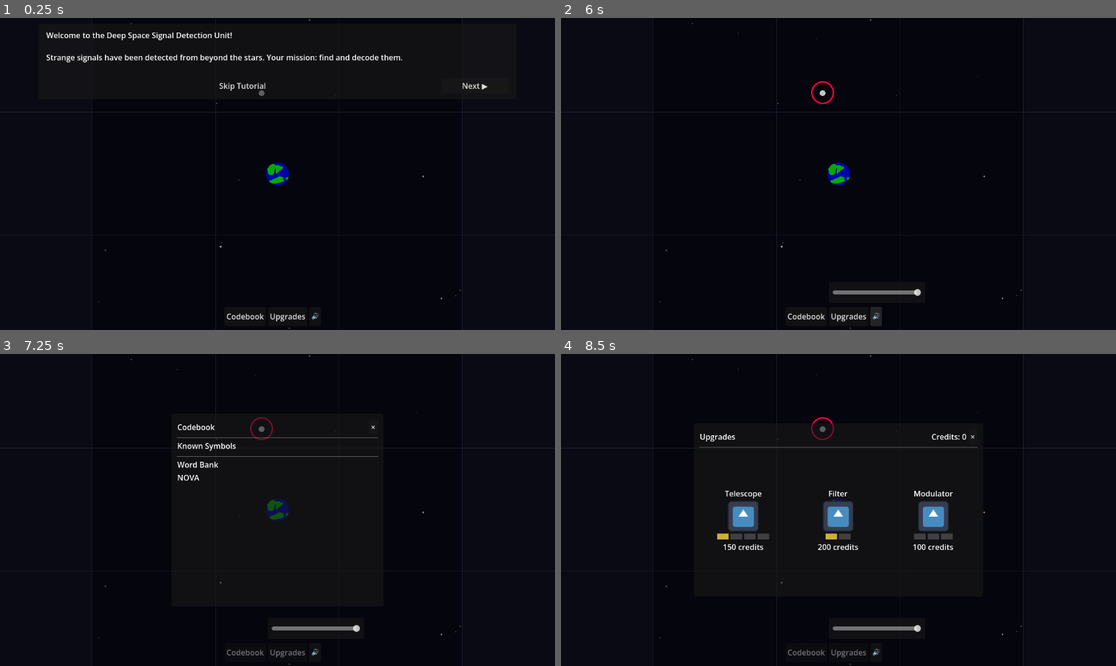
Above: before the commit, frames 1-4 (two rows, left to right).
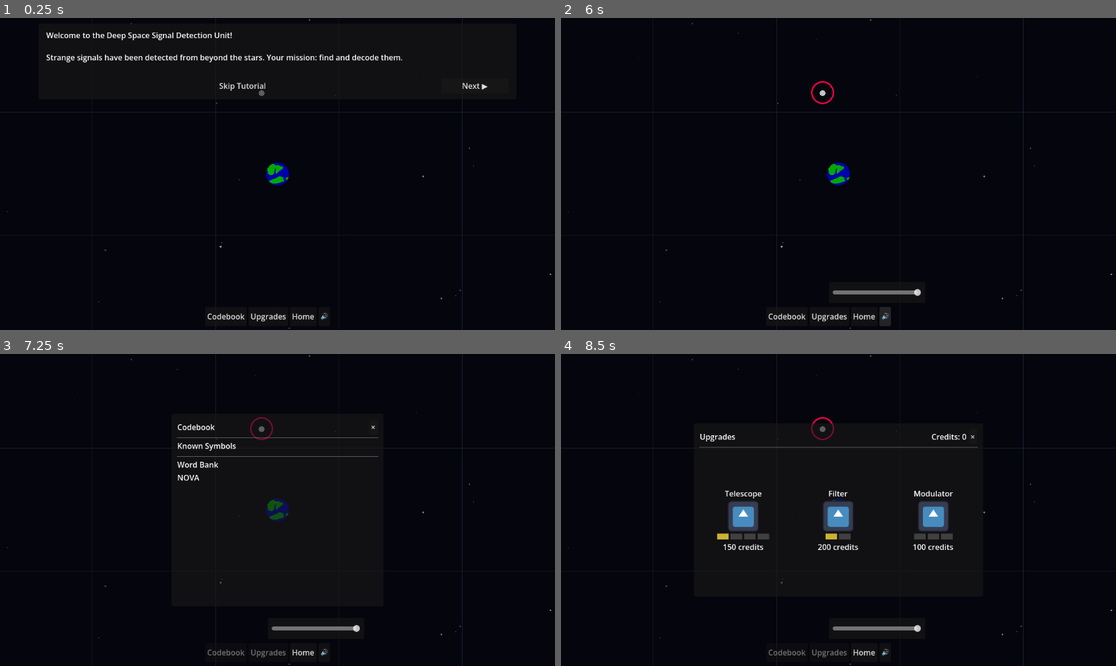
Above: after the commit, the same moments.

Repository: Kassanu/ludum_dare_59_signal_from_the_stars
Game: Godot game, scene res://scenes/main.tscn
Same seed, same stepped clock (60 frames per second), same inputs: the game is played once before the commit and once after it. The engine's default icon, where the game draws it, is replaced by a stand-in: a white triangle on a blue panel in a dark square.
Inputs (mouse positions are in pixels of both pictures, inside the frame that each line leads up to):
- Up to frame 1 (0.25 s): no input
- Up to frame 2 (6 s): click (866, 317) at 0.5 s, where only the run after the commit has a clickable "Home"; click "Next ▶" at 1.25 s; click "Continue ▶" at 2 s; click "Codebook" at 2.75 s; click "×" at 3.5 s; click "Upgrades" at 4.25 s; click "×" at 5 s; click "🔊" at 5.75 s
- Up to frame 3 (7.25 s): click "Codebook" at 6.5 s
- Up to frame 4 (8.5 s): click "×" at 7.25 s; click "Upgrades" at 8 s

The runs differ from the first frame. In frame 1, 0.3% of the frame differs, in the area x 1-100%, y 41-98%; in frame 2, 0.4%, in the area x 1-100%, y 41-99%; in frame 3, 0.2%; in frame 4, 0.2%.

Commit message:
ui updtes

Diff:
--- a/scenes/main.tscn
+++ b/scenes/main.tscn
@@ -171,9 +171,9 @@
 anchor_top = 1.0
 anchor_right = 0.5
 anchor_bottom = 1.0
-offset_left = -110.0
+offset_left = -150.0
 offset_top = -48.0
-offset_right = 110.0
+offset_right = 150.0
 offset_bottom = -8.0
 grow_horizontal = 2
 grow_vertical = 0
@@ -185,6 +185,10 @@
 [node name="UpgradeButton" type="Button" parent="SignalPanel/BottomBar" unique_id=43479411]
 layout_mode = 2
 text = "Upgrades"
+
+[node name="HomeButton" type="Button" parent="SignalPanel/BottomBar" unique_id=300000001]
+layout_mode = 2
+text = "Home"
 
 [node name="SoundButton" type="Button" parent="SignalPanel/BottomBar" unique_id=2095481199]
 layout_mode = 2
--- a/scripts/fog_of_war.gd
+++ b/scripts/fog_of_war.gd
@@ -17,7 +17,7 @@
 
 	for tx in range(-map_radius, map_radius + 1):
 		for ty in range(-map_radius, map_radius + 1):
-			if max(abs(tx), abs(ty)) > GameManager.telescope_level:
+			if max(abs(tx), abs(ty)) > GameManager.get_telescope_range(map_radius):
 				draw_rect(
 					Rect2(tx * tile_size - half, ty * tile_size - half, tile_size, tile_size),
 					FOG_COLOR
--- a/scripts/game_manager.gd
+++ b/scripts/game_manager.gd
@@ -54,6 +54,12 @@
 				data.generate_targets()
 				signals.append(data)
 		file = dir.get_next()
+
+func get_telescope_range(map_radius: int) -> int:
+	var max_level := TELESCOPE_UPGRADE_COSTS.size()
+	if telescope_level >= max_level:
+		return map_radius
+	return max(1, telescope_level * map_radius / max_level)
 
 func get_nearest_unscanned_distance(world_pos: Vector2) -> float:
 	var nearest := INF
--- a/scripts/main.gd
+++ b/scripts/main.gd
@@ -5,13 +5,16 @@
 @onready var _codebook_btn: Button = $SignalPanel/BottomBar/CodebookButton
 @onready var _upgrade_btn: Button = $SignalPanel/BottomBar/UpgradeButton
 @onready var _sound_btn: Button = $SignalPanel/BottomBar/SoundButton
+@onready var _home_btn: Button = $SignalPanel/BottomBar/HomeButton
 @onready var _sound_popup = $SignalPanel/SoundPopup
 @onready var _volume_slider: HSlider = $SignalPanel/SoundPopup/HSlider
+@onready var _star_map = $StarMap
 
 func _ready() -> void:
 	_codebook_btn.pressed.connect(_codebook_panel.open)
 	_upgrade_btn.pressed.connect(_upgrade_panel.open)
 	_sound_btn.pressed.connect(_on_sound_btn_pressed)
+	_home_btn.pressed.connect(_star_map.center_camera)
 	_volume_slider.min_value = 0.0
 	_volume_slider.max_value = 1.0
 	_volume_slider.step = 0.01
--- a/scripts/signal_data.gd
+++ b/scripts/signal_data.gd
@@ -35,6 +35,7 @@
 # --- Decode Step ---
 @export var decode_template: Array[String] = []
 @export var decode_word_rewards: Array[String] = []
+@export var decode_image: Texture2D
 
 # --- Waveform Display ---
 @export_range(1.0, 5.0) var visual_frequency: float = 2.0
--- a/scripts/star_map.gd
+++ b/scripts/star_map.gd
@@ -133,7 +133,7 @@
 func _handle_click() -> void:
 	var world_pos := get_global_mouse_position()
 	var tile := (world_pos / TILE_SIZE).round()
-	if max(abs(tile.x), abs(tile.y)) > GameManager.telescope_level:
+	if max(abs(tile.x), abs(tile.y)) > GameManager.get_telescope_range(MAP_RADIUS):
 		return
 	var found := GameManager.try_load_nearest_signal(world_pos)
 	if found:
@@ -175,6 +175,9 @@
 	marker.clicked.connect(GameManager.load_signal)
 	_markers.add_child(marker)
 
+func center_camera() -> void:
+	_camera.position = Vector2.ZERO
+
 func _set_blocked(blocked: bool) -> void:
 	_input_enabled = !blocked
 	_dragging = false
--- a/scripts/steps/decode_step.gd
+++ b/scripts/steps/decode_step.gd
@@ -56,7 +56,10 @@
 func _rebuild_word_bank() -> void:
 	for child in _word_bank_container.get_children():
 		child.queue_free()
+	var used := GameManager.codebook.values()
 	for word in GameManager.word_bank:
+		if word in used:
+			continue
 		var btn := Button.new()
 		btn.text = word
 		btn.pressed.connect(_on_word_selected.bind(word))
--- a/scripts/steps/decoded_message.gd
+++ b/scripts/steps/decoded_message.gd
@@ -5,4 +5,37 @@
 var signal_data: SignalData
 
 func _ready() -> void:
-	$VBoxContainer/MessageLabel.text = signal_data.message
+	var vbox: VBoxContainer = $VBoxContainer
+	for child in vbox.get_children():
+		child.queue_free()
+	call_deferred("_build_ui")
+
+func _build_ui() -> void:
+	var vbox: VBoxContainer = $VBoxContainer
+
+	var title := Label.new()
+	title.text = "Signal Decoded"
+	vbox.add_child(title)
+
+	if signal_data.decode_image:
+		var img := TextureRect.new()
+		img.texture = signal_data.decode_image
+		img.expand_mode = TextureRect.EXPAND_FIT_WIDTH_PROPORTIONAL
+		img.stretch_mode = TextureRect.STRETCH_KEEP_ASPECT_CENTERED
+		vbox.add_child(img)
+
+	var message := Label.new()
+	message.text = signal_data.message
+	message.autowrap_mode = TextServer.AUTOWRAP_WORD_SMART
+	vbox.add_child(message)
+
+	if signal_data.money_reward > 0:
+		var money := Label.new()
+		money.text = "+ %d credits" % signal_data.money_reward
+		vbox.add_child(money)
+
+	if signal_data.decode_word_rewards.size() > 0:
+		var words := Label.new()
+		words.text = "New words intercepted: %s" % ", ".join(signal_data.decode_word_rewards)
+		words.autowrap_mode = TextServer.AUTOWRAP_WORD_SMART
+		vbox.add_child(words)
